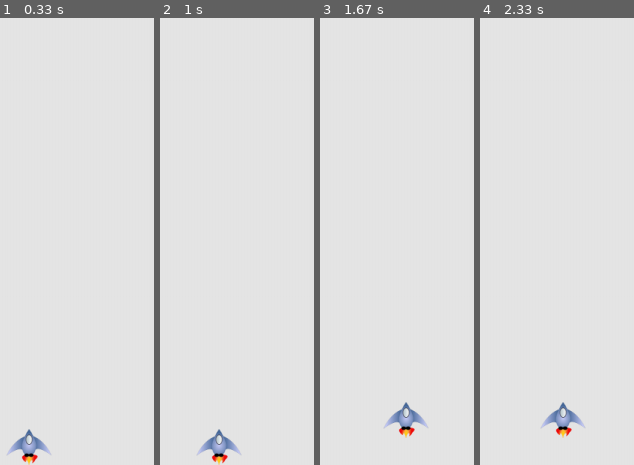
Above: before the commit, frames 1-4 (left to right).
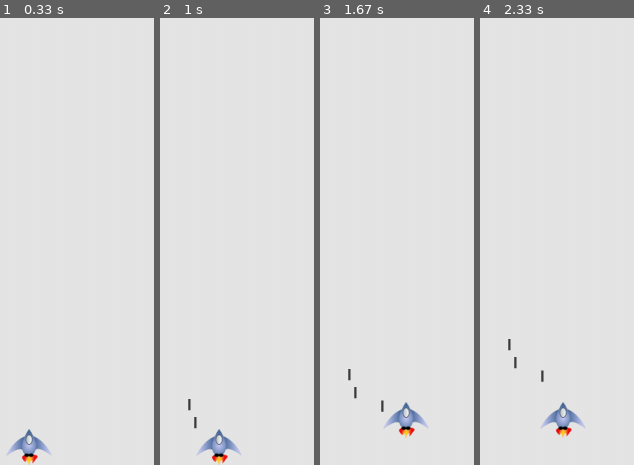
Above: after the commit, the same moments.

Repository: xiaocong-Fu/alien_WarGame
Game: pygame game, started from pyfile/pyGame/alien_invasion.py
Two runs of this game, one before a commit and one after it. Both use one fixed random seed, a clock stepped at 60 frames per second and the inputs below.
Inputs:
- Up to frame 1 (0.33 s): no input
- Up to frame 2 (1 s): tap Space at 0.33, 0.73 s; hold Right from 0.67 s (still down)
- Up to frame 3 (1.67 s): tap Space at 1.03, 1.23, 1.57 s; release Right at 1.13 s; hold Up 1.17-1.47 s; hold Right from 1.5 s (still down)
- Up to frame 4 (2.33 s): tap Space at 1.87, 2.07 s; release Right at 1.97 s; hold Left from 2 s (still down)

Frame 1 is identical in both runs. In frame 2, 0.1% of the frame differs, in the area x 18-25%, y 85-92%; in frame 3, 0.2%, in the area x 18-42%, y 78-89%; in frame 4, 0.2%.

Commit message:
创建子弹类，发射子弹，限制子弹数量

Diff:
--- a/pyfile/pyGame/alien_invasion.py
+++ b/pyfile/pyGame/alien_invasion.py
@@ -1,8 +1,8 @@
-import game_functions as gf
+import pyGame.game_functions as gf
 import pygame
-from settings import Settings
-from ship import Ship
-
+from pyGame.settings import Settings
+from pyGame.ship import Ship
+from pygame.sprite import Group
 
 def run_game():
     '''初始化游戏并创建对象'''
@@ -13,16 +13,23 @@
     # bg_color = ai_settings.bg_color
 
     ship = Ship(screen,ai_settings)                                                         # 创建一艘飞船
+    bullets = Group()                                                                       # 创建一个用于存储子弹的编组
     '''开始游戏主循环'''
     while True:
         # for event in pygame.event.get():                                        # pygame.event.get():访问Pygame检测到的事件,键盘鼠标事件
         #     if event.type == pygame.QUIT:
         #         sys.exit()
-        gf.check_events(ship)
+        gf.check_events(ship,ai_settings,screen,bullets)
         ship.update()
+        bullets.update()
+        for bullet in bullets.copy():                                           # 删除已消失的子弹      copy()方法不知
+            if bullet.rect.bottom <= 0:
+                bullets.remove(bullet)
+
+
         # screen.fill(bg_color)                                                   # 每次循环时都重绘屏幕，screen.fill()：用背景色填充屏幕
         # ship.blitme()
         # pygame.display.flip()
-        gf.update_screen(ai_settings,screen,ship)
+        gf.update_screen(ai_settings,screen,ship,bullets)
 
 run_game()
--- a/pyfile/pyGame/bullet.py
+++ b/pyfile/pyGame/bullet.py
@@ -17,3 +17,12 @@
         self.y = float(self.rect.y)
         self.color = ai_settings.bullet_color
         self.speed_factor = ai_settings.bullet_speed_factor
+
+    def update(self):
+        '''更新子弹位置'''
+        self.y -= self.speed_factor
+        self.rect.y = self.y
+
+    def draw_bullet(self):
+        '''屏幕上绘制子弹'''
+        pygame.draw.rect(self.screen,self.color,self.rect)              # 函数draw.rect()使用存储在self.color中的颜色填充表示子弹的rect占据的屏幕部分
--- a/pyfile/pyGame/game_functions.py
+++ b/pyfile/pyGame/game_functions.py
@@ -1,7 +1,8 @@
 import sys
 import pygame
+from pyGame.bullet import Bullet
 
-def check_keydown_events(event,ship):
+def check_keydown_events(event,ship,ai_settings,screen,bullets):
     '''响应按键'''
     if event.key == pygame.K_RIGHT:                                             # 按下右键向右移动
         ship.move_right = True
@@ -11,6 +12,11 @@
         ship.move_up =True
     if event.key == pygame.K_DOWN:
         ship.move_down = True
+    if event.key == pygame.K_SPACE:
+        if len(bullets) < ai_settings.bullets_allowed:                              # 限制屏幕中子弹数量
+            new_bullet = Bullet(ai_settings,screen,ship)                            # 创建子弹，并将其加入到编组bullets中
+            bullets.add(new_bullet)
+            print(len(bullets))
 
 def check_keyup_events(event,ship):
     '''响应松开'''
@@ -24,20 +30,22 @@
         ship.move_down = False
 
 
-def check_events(ship):
+def check_events(ship,ai_settings,screen,bullets):
     '''响应按键和鼠标事件'''
     for event in pygame.event.get():
         if event.type == pygame.QUIT:
             sys.exit()
         elif event.type == pygame.KEYDOWN:                                    # pygame.KEYDOWN,键按下,pygame.KEYUP，键抬起,标识按键事件的行为状态。
-            check_keydown_events(event,ship)
+            check_keydown_events(event,ship,ai_settings,screen,bullets)
         elif event.type == pygame.KEYUP:
             check_keyup_events(event,ship)
 
 
 
-def update_screen(ai_settings,screen,ship):
+def update_screen(ai_settings,screen,ship,bullets):
     '''更新屏幕上的图像，并切换到新屏幕'''
     screen.fill(ai_settings.bg_color)
+    for bullet in bullets.sprites():                                           # 绘制所有子弹
+        bullet.draw_bullet()
     ship.blitme()
     pygame.display.flip()
--- a/pyfile/pyGame/settings.py
+++ b/pyfile/pyGame/settings.py
@@ -14,3 +14,4 @@
         self.bullet_width = 3
         self.bullet_height = 15
         self.bullet_color = (60,60,60)
+        self.bullets_allowed = 3
--- a/pyfile/pyGame/ship.py
+++ b/pyfile/pyGame/ship.py
@@ -2,7 +2,8 @@
 class Ship():
     def __init__(self,screen,ai_settings):
         '''初始化飞船并设置其初始位置'''
-        shipInmage_filename = r'D:\pythonCharm\Test\project_Game\alien_WarGame\pyfile\images\ship.bmp'
+        # D:\pythonCharm\Test\project_Game\alien_WarGame\pyfile\images\ship.bmp
+        shipInmage_filename = r'D:\PyCharm\PyTest\alien_WarGame\alien_WarGame\pyfile\images\ship.bmp'
         self.screen = screen
         self.ai_settings = ai_settings
 
